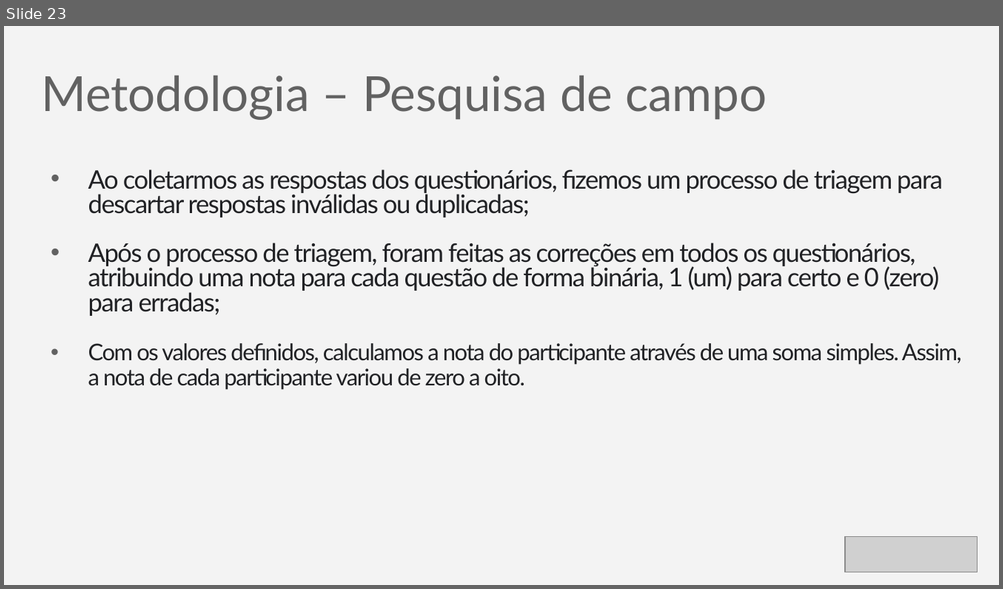
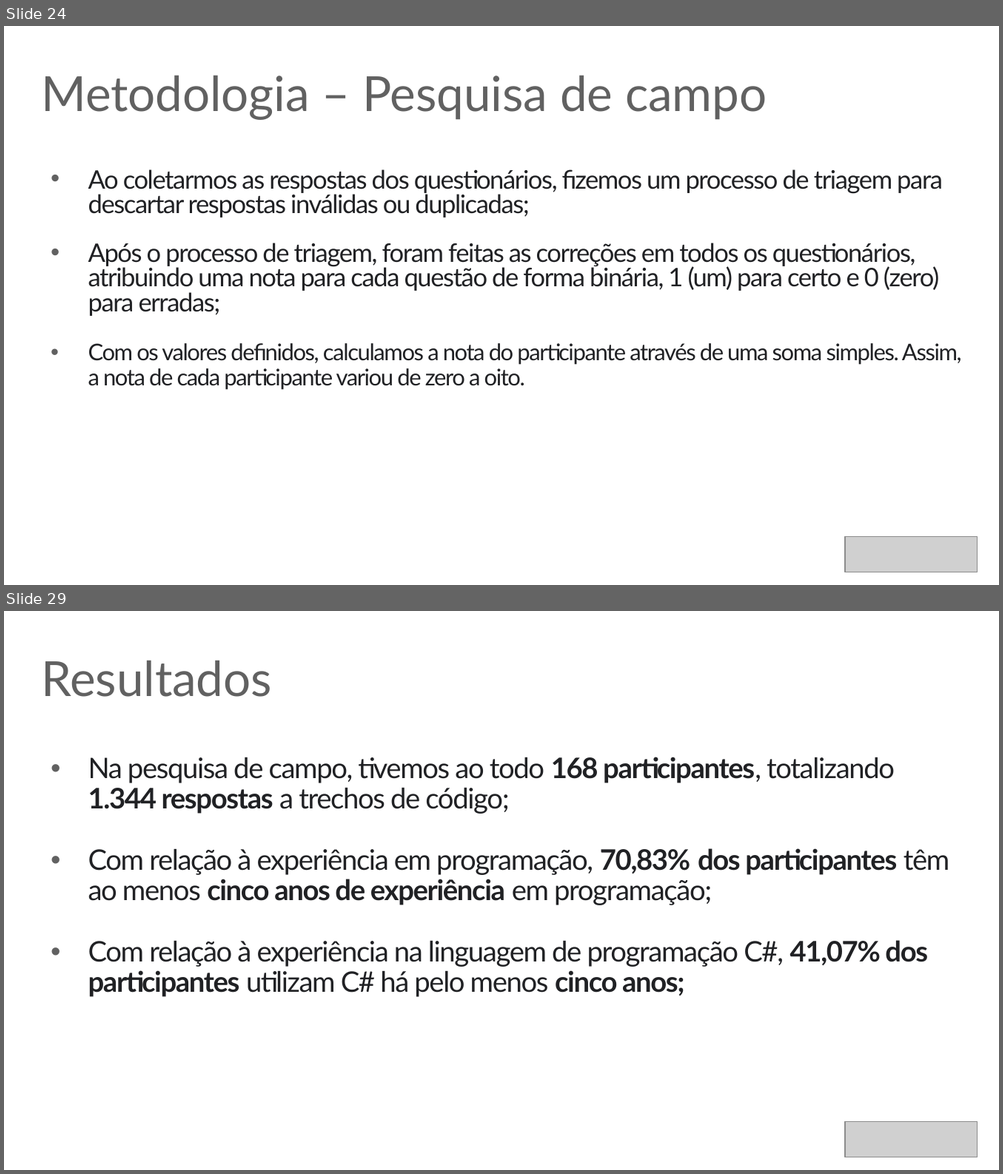
Before and after one commit to rafaelcruz-net/pattern-matching, a slide deck: Apresentacao_Defesa.pptx. Shown one above the other, each under a label of ours: slide 23 before the commit, slides 24 and 29 after it; the slides between them are not shown. The pictures are 1003x589 and 1003x1174 pixels, drawn with LibreOffice and Linux fonts; fonts in the diff are those of the drawing; grey boxes stand for pictures. Boxes give left, top, right and bottom in pixels: in the first picture for what was removed or moved away, otherwise in the second. Text is boxed around its words. In the diff, an @@ line names an element or a change of style, - is before the commit and + after.

```diff
--- a/Apresentacao_Defesa.pptx
+++ b/Apresentacao_Defesa.pptx
@@ slide 29 added at (4, 611, 999, 1170), background #FFFFFF @@
@@ title added at (41, 661, 272, 697), 35.1 pt, text #616161 @@
+Resultados
@@ text added at (88, 757, 950, 997), 20.5 pt, text #202124 @@
+• Na pesquisa de campo, tivemos ao todo 168 participantes, totalizando 1.344 respostas a trechos de código;
+• Com relação à experiência em programação, 70,83% dos participantes têm ao menos cinco anos de experiência em programação;
+• Com relação à experiência na linguagem de programação C#, 41,07% dos participantes utilizam C# há pelo menos cinco anos;
@@ picture added at (845, 1122, 976, 1158) @@
@@ what was slide 23 is now slide 24 @@
```
Also in this commit, not shown: 22 other slides changed, 17 other slides added.
